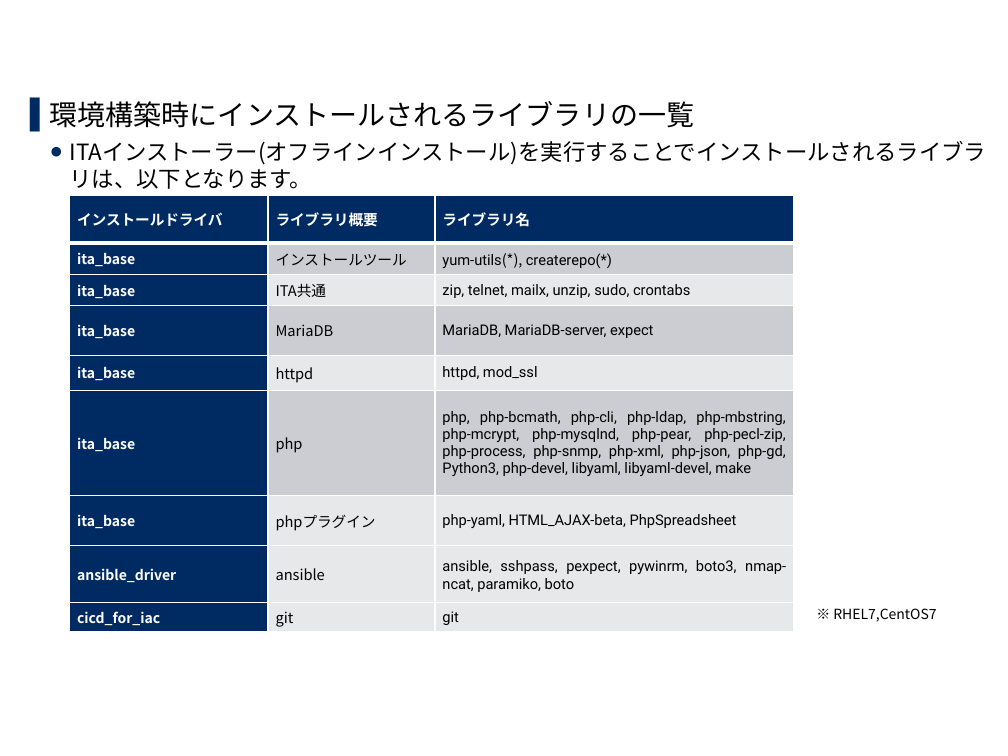
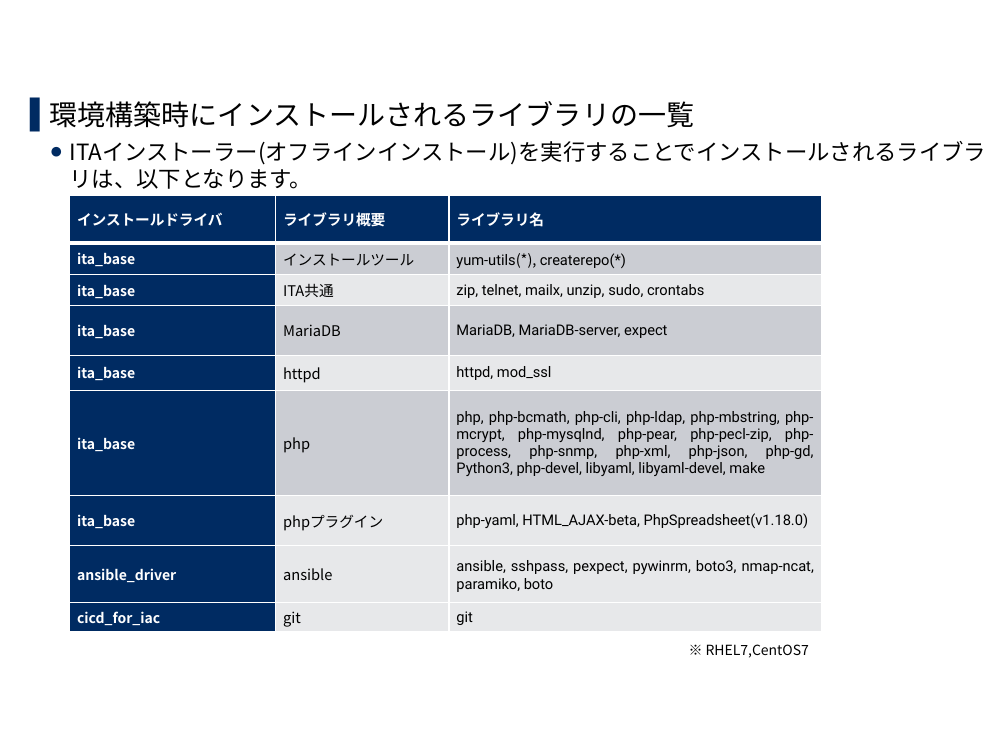
Before and after one commit to exastro-suite/it-automation-docs, a slide deck: slide 25 of asset/Learn_ja/ITA-offline-install_ja.pptx. Drawn at 1008x756 pixels with LibreOffice and Linux fonts; fonts in the diff are those of the drawing; background and template pictures are left out. Boxes give left, top, right and bottom in pixels: in the first picture for what was removed or moved away, otherwise in the second. Text is boxed around its words. In the diff, an @@ line names an element or a change of style, - is before the commit and + after.

```diff
--- a/asset/Learn_ja/ITA-offline-install_ja.pptx
+++ b/asset/Learn_ja/ITA-offline-install_ja.pptx
@@ table at bbox=[70, 196, 822, 632] @@
-row 7, column 3: php-yaml, HTML_AJAX-beta, PhpSpreadsheet
+row 7, column 3: php-yaml, HTML_AJAX-beta, PhpSpreadsheet(v1.18.0)
@@ table: place and size @@
-table at bbox=[70, 196, 794, 632]
+table at bbox=[70, 196, 822, 632]
@@ text "※ RHEL7,CentOS7": place and size @@
-text "※ RHEL7,CentOS7" at bbox=[833, 608, 936, 622]
+text "※ RHEL7,CentOS7" at bbox=[706, 644, 809, 658]
```
Also in this commit, not shown: 12 other slides changed, 1 slide added, 14 other files.
